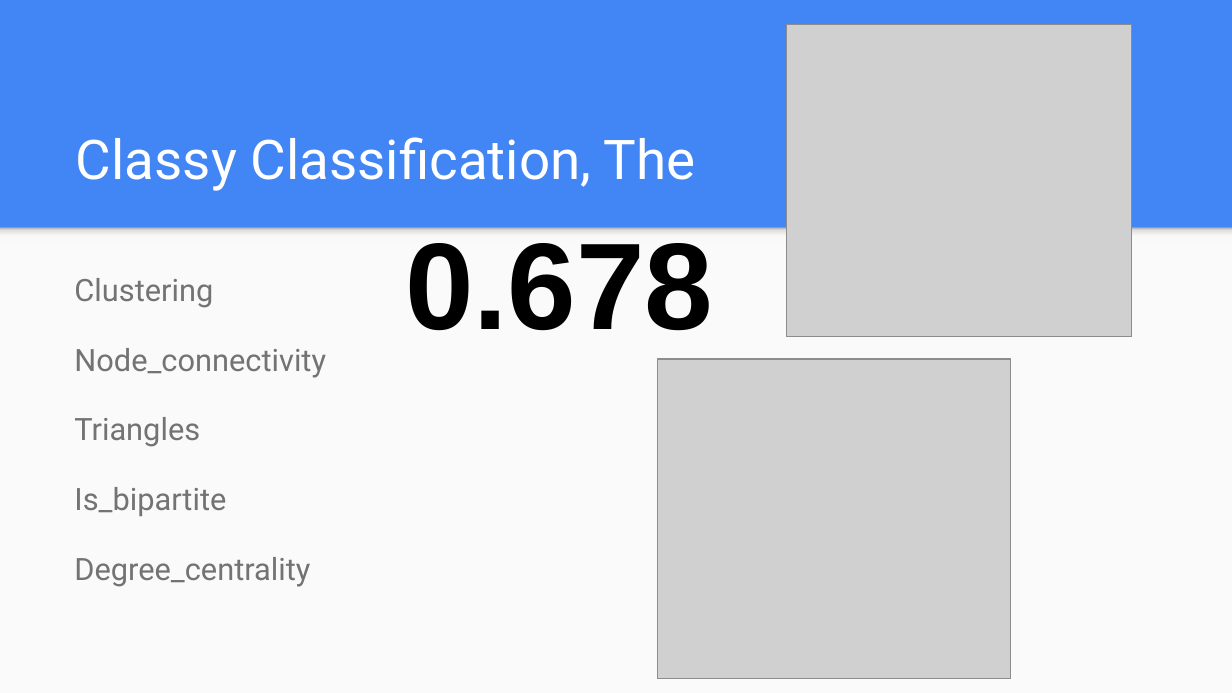
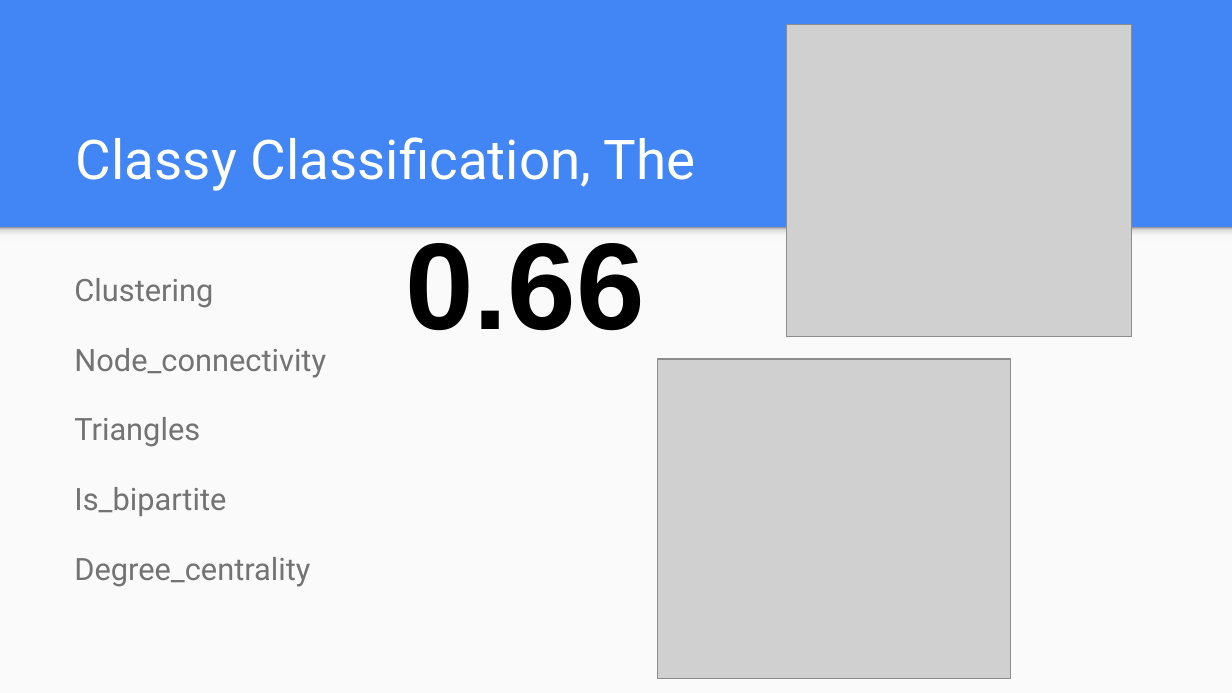
Before and after one commit to wrgr/intersession2018, a slide deck: slide 1 of projects/graphexplorer/submissions/DevinElliotGautam/DevinElliotAndGautamsPresentation.pptx. Drawn at 1232x693 pixels with LibreOffice and Linux fonts; fonts in the diff are those of the drawing; grey boxes stand for pictures. Boxes give left, top, right and bottom in pixels: in the first picture for what was removed or moved away, otherwise in the second. Text is boxed around its words. In the diff, an @@ line names an element or a change of style, - is before the commit and + after.

```diff
--- a/projects/graphexplorer/submissions/DevinElliotGautam/DevinElliotAndGautamsPresentation.pptx
+++ b/projects/graphexplorer/submissions/DevinElliotGautam/DevinElliotAndGautamsPresentation.pptx
@@ text at (405,243,645,331): text changed @@
-0.678
+0.66
```
